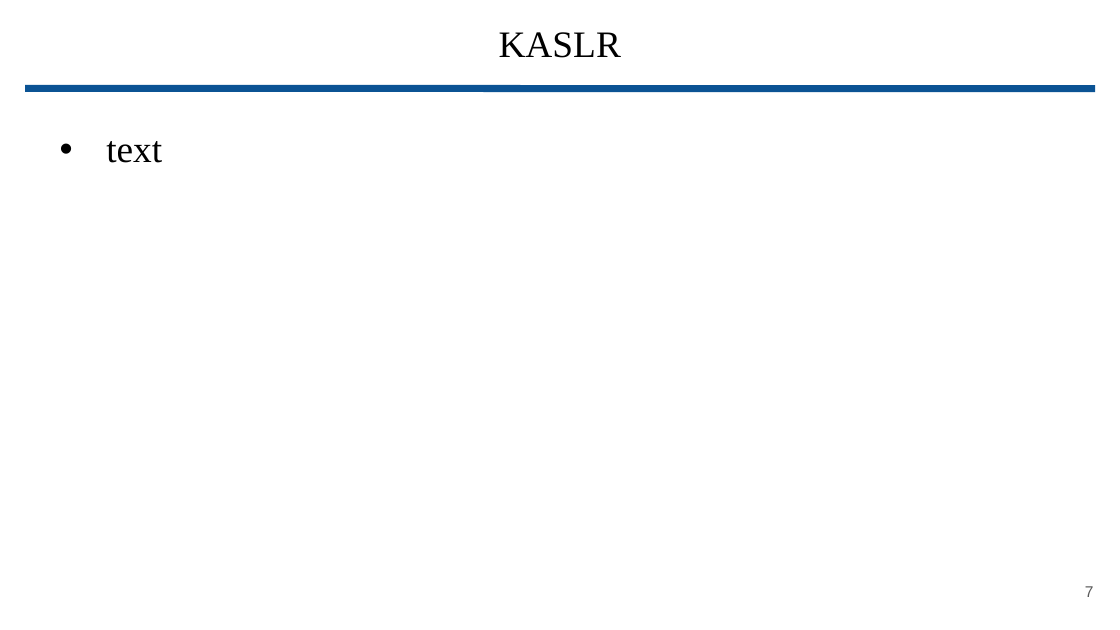
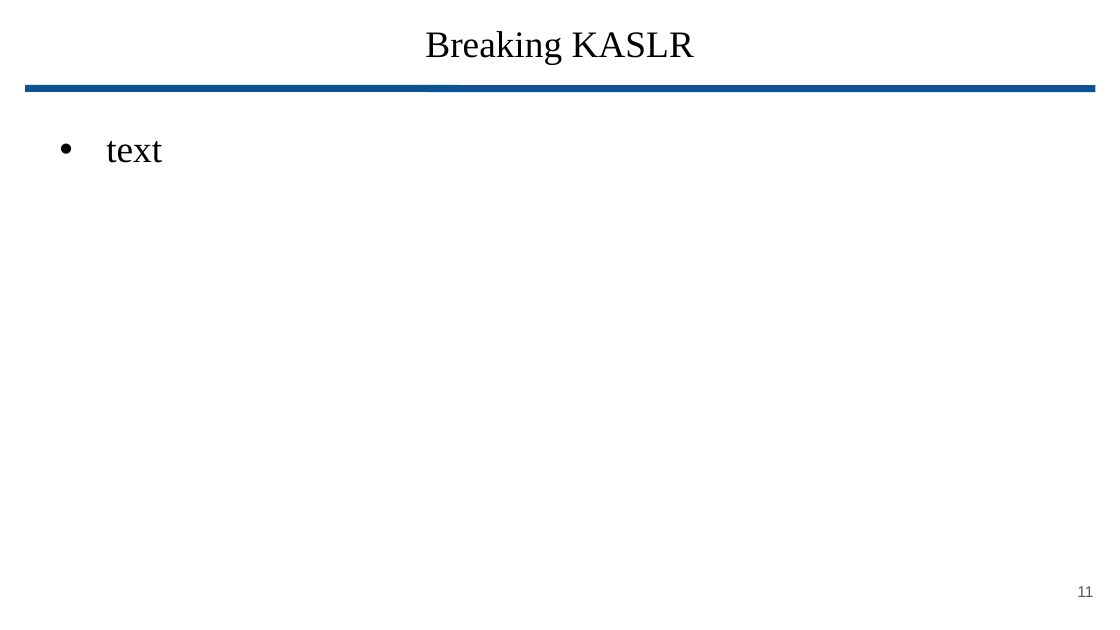
Before and after one commit to wbuz24/grad-research, a slide deck: slide 11 of presentations/Phantom.pptx (slide 7 before the commit). Drawn at 1120x630 pixels with LibreOffice and Linux fonts; fonts in the diff are those of the drawing. Boxes give left, top, right and bottom in pixels: in the first picture for what was removed or moved away, otherwise in the second. Text is boxed around its words. In the diff, an @@ line names an element or a change of style, - is before the commit and + after.

```diff
--- a/presentations/Phantom.pptx
+++ b/presentations/Phantom.pptx
@@ title at <box>425,31,694,64</box>: text changed @@
-KASLR
+Breaking KASLR
@@ page number at <box>1077,586,1093,597</box>: text changed @@
-7
+11
```
Also in this commit, not shown: 5 other slides changed, 4 slides added.
